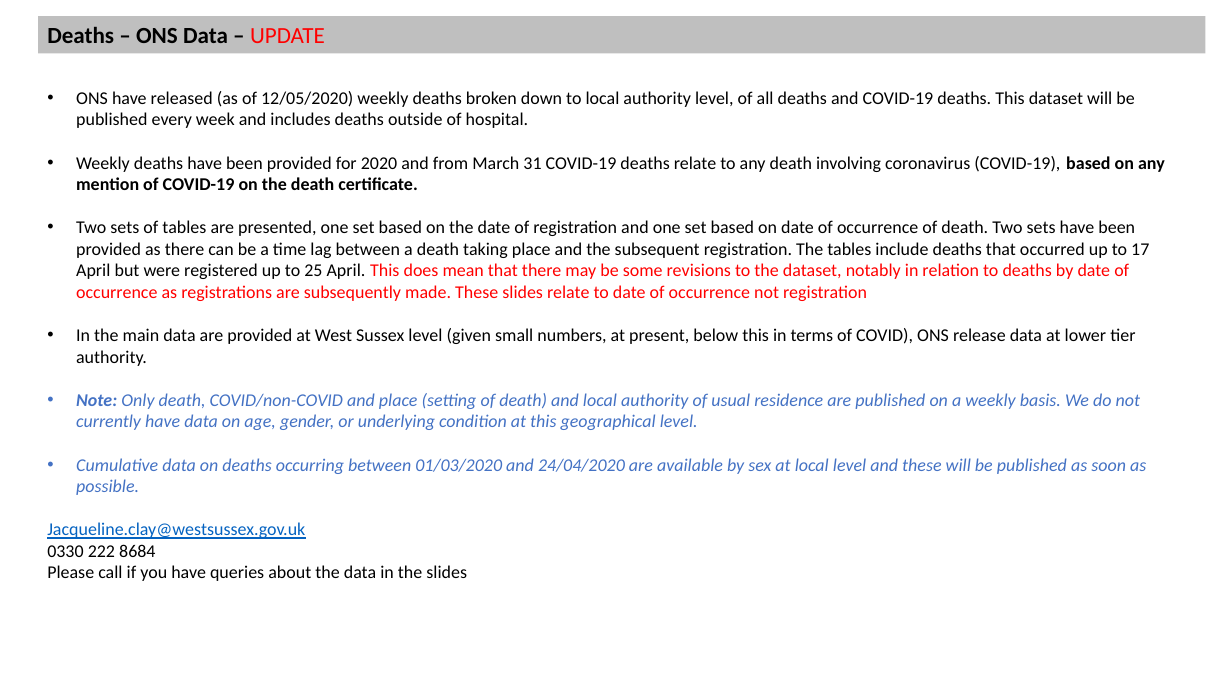
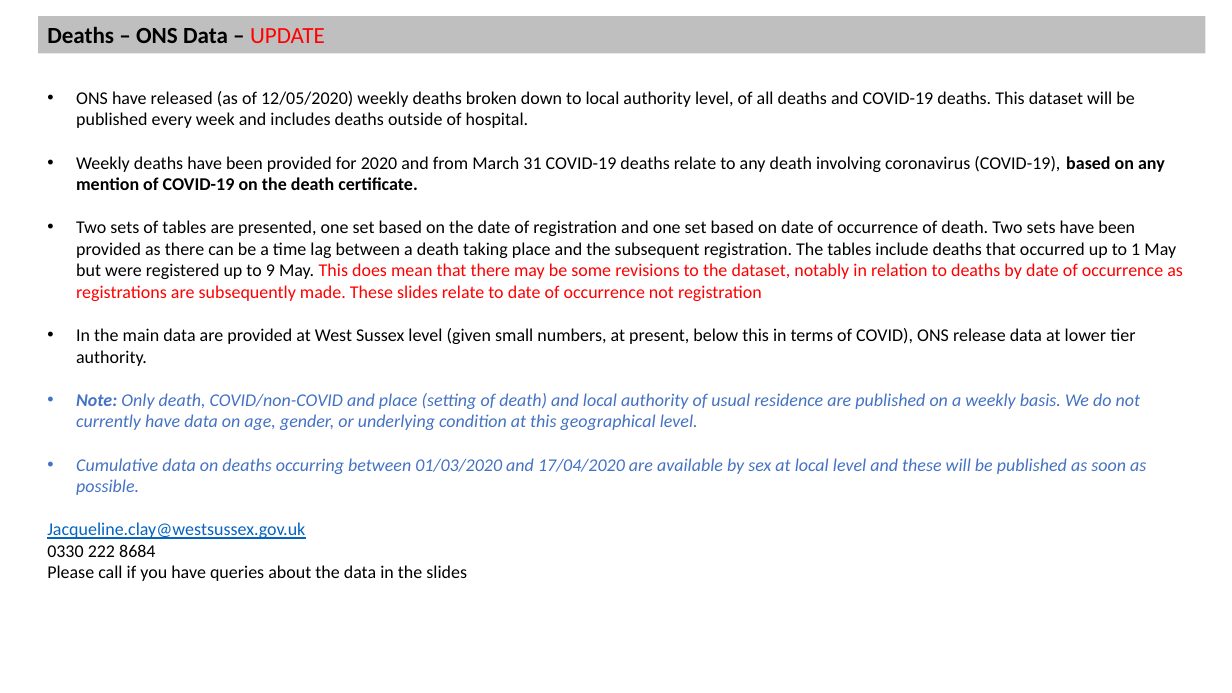
Before and after one commit to psychty/another_covid_repo, a slide deck: slide 1 of Death Slides - West Sussex V1 12 May.pptx. Drawn at 1232x693 pixels with LibreOffice and Linux fonts; fonts in the diff are those of the drawing. Boxes give left, top, right and bottom in pixels: in the first picture for what was removed or moved away, otherwise in the second. Text is boxed around its words. In the diff, an @@ line names an element or a change of style, - is before the commit and + after.

```diff
--- a/Death Slides - West Sussex V1 12 May.pptx
+++ b/Death Slides - West Sussex V1 12 May.pptx
@@ text at <box>76,220,1183,301</box>: text changed @@
-• Two sets of tables are presented, one set based on the date of registration and one set based on date of occurrence of death. Two sets have been provided as there can be a time lag between a death taking place and the subsequent registration. The tables include deaths that occurred up to 17 April but were registered up to 25 April. This does mean that there may be some revisions to the dataset, notably in relation to deaths by date of occurrence as registrations are subsequently made. These slides relate to date of occurrence not registration
+• Two sets of tables are presented, one set based on the date of registration and one set based on date of occurrence of death. Two sets have been provided as there can be a time lag between a death taking place and the subsequent registration. The tables include deaths that occurred up to 1 May but were registered up to 9 May. This does mean that there may be some revisions to the dataset, notably in relation to deaths by date of occurrence as registrations are subsequently made. These slides relate to date of occurrence not registration
@@ text at <box>76,458,1146,495</box>: text changed @@
-• Cumulative data on deaths occurring between 01/03/2020 and 24/04/2020 are available by sex at local level and these will be published as soon as possible.
+• Cumulative data on deaths occurring between 01/03/2020 and 17/04/2020 are available by sex at local level and these will be published as soon as possible.
```
Also in this commit, not shown: 3 slides added, 1 slide removed, 6 other files.
